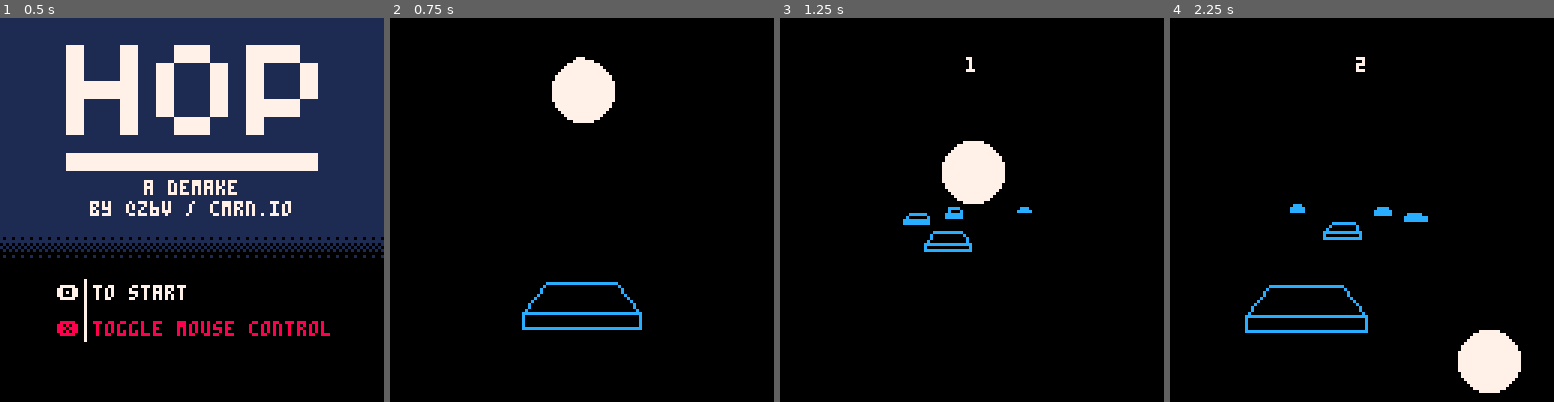
Above: before the commit, frames 1-4 (left to right).
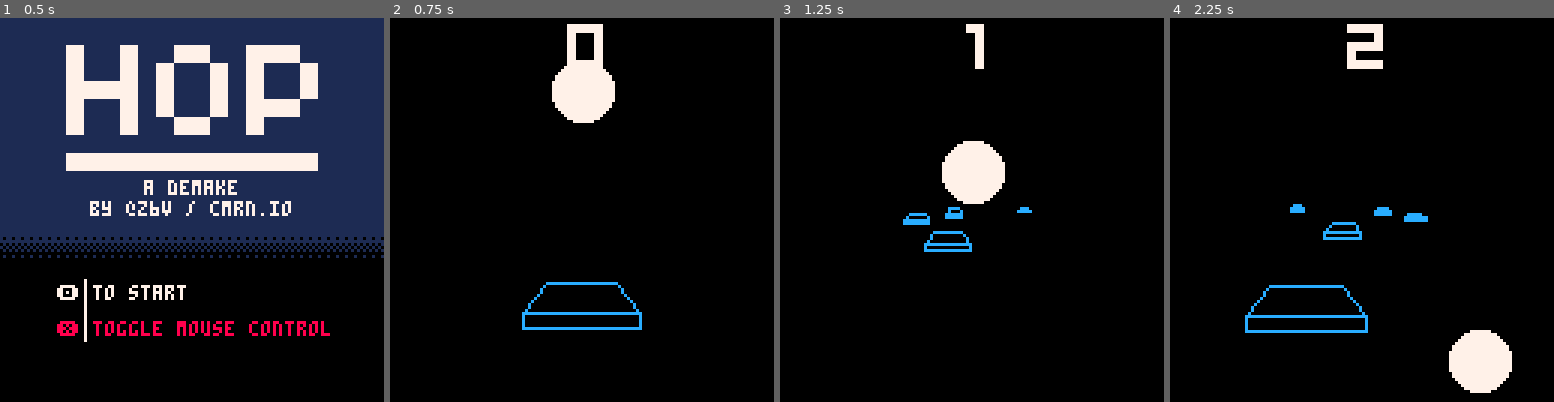
Above: after the commit, the same moments.

Repository: cbrwn/pico8carts
Game: PICO-8 cartridge hop.p8
The game is run twice, just before and just after one commit, with the same random seed, the same clock (stepped at 60 frames per second) and the same inputs.
Inputs (mouse positions are in pixels of both pictures, inside the frame that each line leads up to):
- Up to frame 1 (0.5 s): tap X (X key) at 0.33 s
- Up to frame 2 (0.75 s): click (670, 121) at 0.67 s; tap O (Z key) at 0.7 s
- Up to frame 3 (1.25 s): tap X (X key) at 1.07 s; click (826, 267) at 1.22 s
- Up to frame 4 (2.25 s): hold Right 1.6-2.1 s; tap O (Z key) at 1.7, 2.1 s; click (1277, 114) at 1.77 s; tap X (X key) at 1.85 s

Frame 1 is identical in both runs. In frame 2, 0.6% of the frame differs, in the area x 46-56%, y 1-13%; in frame 3, 0.4%; in frame 4, 1.5%, in the area x 46-92%, y 1-98%.

Commit message:
big score text and cleaner code

Diff:
--- a/hop.p8
+++ b/hop.p8
@@ -6,6 +6,7 @@
 
 gamestate = 0
 
+-- game stuff
 destpos = 0.13
 ballspeed = 3
 startspeed = 2
@@ -15,8 +16,13 @@
 pdistance = 0.3
 pspawn = 1.5
 
+-- misc stuff
+ctextwidth=5
+
 function _init()
 	platforms = {}
+	-- make sure the first platform
+	-- is under the ball
 	platforms[1] = platform(64, 60, destpos, 5, 12)
 
 	ball = {x=64,y=24,s=10,c=7}
@@ -37,7 +43,7 @@
 
 function _draw()
 	cls(0)
-
+	-- check states first
 	if gamestate == 0 then
 		drawmenu()
 		return
@@ -46,10 +52,12 @@
 		return
 	end
 
+	-- draw all the platforms
 	for i=1,#platforms do
 		drawplatform(platforms[i])
 	end
 
+	-- todo: make ball pretty
 	circfill(ball.x, ball.y, ball.s, ball.c)
 
 	if mousecontrol then
@@ -63,7 +71,8 @@
 		print("∧" .. movespeed, 2, 20, 7)
 	end
 
-	printcenter(score.."", 64, 13, 7)
+	-- big score text
+	drawnumbercenter(score.."", 61, -4, 3)
 
 	-- start text
 	printcenter("❎ to go!", 64 - 2, starttexty, 7)
@@ -109,6 +118,7 @@
 end
 
 function _update()
+	-- check states before continuing
 	if gamestate == 0 then
 		updatemenu()
 		return
@@ -117,26 +127,31 @@
 		return
 	end
 
-	-- start text
+	-- start text movement
 	local destpos = 160
 	if movespeed == 0 and not gameover then
 	destpos = 110
 	end
 	starttexty -= (starttexty - destpos) * 0.1
 
+	-- ugly way of starting game
 	if movespeed == 0 and not gameover and btnp(5) then
 		movespeed = startspeed
 	end
 
 	for i=1,#platforms do
 		local p = platforms[i]
+		-- platforms can be nil apparently
 		if p == nil then
 			break
 		end
+		-- move all the platforms
 		local bd = p.d
 		p.d -= (movespeed/100)
 
-		-- delete unneeded platform
+		-- delete platform when it
+		-- becomes older than the
+		-- most recently jumped one
 		if p.d < pastplat() then
 			del(platforms, p)
 		end
@@ -152,28 +167,52 @@
 
 function updatemenu()
 	if btnp(4) then
+		-- let's play!
 		_init()
 		gamestate = 1
 	end
 	if btnp(5) then
+		-- toggle mouse control
 		mousecontrol = not mousecontrol
 	end
 end
 
 function updategameover()
 	if btnp(4) then
+		-- try again
 		_init()
 		gamestate = 1
 	end
 	if btnp(5) then
+		-- back to menu
 		gamestate = 0
 	end
 end
 
+-- makes a line using two points
+-- shorter than 4 coordinates
+function linepoints(p1,p2,c)
+	line(p1.x,p1.y,p2.x,p2.y,c)
+end
+
+-- prints a string and puts
+-- the center at x
+function printcenter(s,x,y,c)
+	print(s, x - ((#s * 4)/2), y, c)
+end
+
+--===========================--
+--          ball stuff
+--===========================--
+
+-- deals with all ball movement
 function moveball()
 	if gameover then
+		-- drop down on lose
 		ball.y += 6
 		if ball.y >= 210 then
+			-- move to gameover
+			-- once it's off screen
 			gamestate = 2
 		end
 		return
@@ -203,6 +242,7 @@
 			movespeed = 0
 			sfx(1)
 			gameover = true
+			return
 		end
 	end
 	lastprog=prog
@@ -215,12 +255,108 @@
 	end
 end
 
+-- called when ball lands on
+-- a platform
 function balljumped()
 	sfx(0)
 	movespeed += 0.01
 	score += 1
 end
 
+--===========================--
+--       platform stuff
+--===========================--
+
+-- makes platform
+-- d = distance, s = size
+function platform(x,y,d,s,c)
+	return {x = x,y = y,d = d,s = s,c = c}
+end
+
+-- default platform used for testing
+function defaultplatform(d)
+	local b = 50
+	return platform(64 + (-(b/2) + rnd(b)), 60, d, 5, 12)
+end
+
+-- draws a platform
+-- approximates what it should look like
+function drawplatform(p)
+	if(p.d <= 0.01) return
+	local persp = 0.6
+	local fwidth = (1/p.d) * p.s
+	local bwidth = fwidth * persp
+
+	local yoff = p.y + ((1/p.d)*5)
+	local boff = (1.3/p.d)
+
+	local backleft = {x=p.x-bwidth/2,y=yoff-boff}
+	local backright = {x=p.x+bwidth/2,y=yoff-boff}
+	local frontleft = {x=p.x-fwidth/2,y=yoff}
+	local frontright = {x=p.x+fwidth/2,y=yoff}
+
+	-- lines
+	linepoints(backleft,backright,p.c)
+	linepoints(frontleft,frontright,p.c)
+	linepoints(backleft,frontleft,p.c)
+	linepoints(backright,frontright,p.c)
+
+	-- bottom lines
+	local pheight = (p.s/8) * (1/p.d)
+	local underleft = {x=frontleft.x,y=frontleft.y+pheight}
+	local underright = {x=frontright.x,y=underleft.y}
+	linepoints(underleft, underright, p.c)
+	linepoints(underleft, frontleft, p.c)
+	linepoints(underright, frontright, p.c)
+
+	if false then
+		-- debug
+		print("dist: " .. p.d, backleft.x + 2, backright.y, 7)
+	end
+end
+
+-- gets the closest platform's distance
+function cplat()
+	result = {d=999}
+	for i=1,#platforms do
+		local p = platforms[i]
+		if abs(p.d - destpos) < abs(result.d - destpos) then
+			result = p
+		end
+	end
+	return result
+end
+
+-- gets the furthest away platform's distance
+-- only forwards, not back
+function furthestplat()
+	local result = -1
+	for i=1,#platforms do
+		local p = platforms[i]
+		if p.d > result then
+			result = p.d
+		end
+	end
+	return result
+end
+
+-- gets the distance of the next
+-- platform to jump on
+-- (closest in front)
+function nextplat()
+	local result = 1
+	for i=1,#platforms do
+		local p = platforms[i]
+		if p.d >= destpos and p.d < result then
+			result = p.d
+		end
+	end
+	return result
+end
+
+-- gets the distance of the most
+-- recently passed platform
+-- (closest behind)
 function pastplat()
 	local result = -1
 	for i=1,#platforms do
@@ -232,90 +368,33 @@
 	return result
 end
 
-function nextplat()
-	local result = 1
-	for i=1,#platforms do
-		local p = platforms[i]
-		if p.d >= destpos and p.d < result then
-			result = p.d
-		end
-	end
-	return result
-end
-
-function furthestplat()
-	local result = -1
-	for i=1,#platforms do
-		local p = platforms[i]
-		if p.d > result then
-			result = p.d
-		end
-	end
-	return result
-end
-
-function cplat()
-	result = {d=999}
-	for i=1,#platforms do
-		local p = platforms[i]
-		if abs(p.d - destpos) < abs(result.d - destpos) then
-			result = p
-		end
-	end
-	return result
-end
-
-function defaultplatform(d)
-	local b = 50
-	return platform(64 + (-(b/2) + rnd(b)), 60, d, 5, 12)
-end
-
-function drawplatform(p)
-	if(p.d <= 0.01) return
-	local persp = 0.6
-	local fwidth = (1/p.d) * p.s
-	local bwidth = fwidth * persp
-
-	local yoff = p.y + ((1/p.d)*5)
-	local boff = (1.3/p.d)
-
-	local backleft = {x=p.x-bwidth/2,y=yoff-boff}
-	local backright = {x=p.x+bwidth/2,y=yoff-boff}
-	local frontleft = {x=p.x-fwidth/2,y=yoff}
-	local frontright = {x=p.x+fwidth/2,y=yoff}
-
-	-- lines
-	linepoints(backleft,backright,p.c)
-	linepoints(frontleft,frontright,p.c)
-	linepoints(backleft,frontleft,p.c)
-	linepoints(backright,frontright,p.c)
-
-	-- bottom lines
-	local pheight = (p.s/8) * (1/p.d)
-	local underleft = {x=frontleft.x,y=frontleft.y+pheight}
-	local underright = {x=frontright.x,y=underleft.y}
-	linepoints(underleft, underright, p.c)
-	linepoints(underleft, frontleft, p.c)
-	linepoints(underright, frontright, p.c)
-
-	if false then
-		-- debug
-		print("dist: " .. p.d, backleft.x + 2, backright.y, 7)
-	end
-end
-
-function linepoints(p1,p2,c)
-	line(p1.x,p1.y,p2.x,p2.y,c)
-end
-
-function printcenter(s,x,y,c)
-	print(s, x - ((#s * 4)/2), y, c)
-end
-
--- makes platform
--- d = distance, s = size
-function platform(x,y,d,s,c)
-	return {x = x,y = y,d = d,s = s,c = c}
+--===========================--
+--     custom text stuff
+--===========================--
+
+-- draws a number using the
+-- sprites in the spritesheet
+function drawnumber(n,x,y,s)
+	local size = s*8
+	for i=1,#n do
+		local dig = sub(n,i,i) + 0
+		drawdigit(dig,x + ((i-1)*(ctextwidth * s)), y, size, size)
+	end
+end
+
+-- drawnumber but centered (kinda)
+function drawnumbercenter(n,x,y,s)
+	local cw = (ctextwidth * #n) * s
+	drawnumber(n, x - (cw/2),y,s)
+end
+
+-- draws a single digit from
+-- spritesheet
+function drawdigit(n,x,y,w,h)
+	local idx = 48 + n
+	local ys = flr(idx/16)
+	local xs = idx - (16 * ys)
+	sspr(xs*8,ys*8,8,8,x,y,w,h)
 end
 __gfx__
 00000000000000001111111110000000000000000000000000000000000000000000000000000000000000000000000000000000000000000000000000000000
@@ -344,11 +423,11 @@
 00000000000000000000000000000000000000000000000000000000000000000000000000000000000000000000000000000000000000000000000000000000
 00000000000000000000000000000000000000000000000000000000000000000000000000000000000000000000000000000000000000000000000000000000
 00000000000000000000000000000000000000000000000000000000000000000000000000000000000000000000000000000000000000000000000000000000
-00000000000000000000000000000000000000000000000000000000000000000000000000000000000000000000000000000000000000000000000000000000
-00000000000000000000000000000000000000000000000000000000000000000000000000000000000000000000000000000000000000000000000000000000
-00000000000000000000000000000000000000000000000000000000000000000000000000000000000000000000000000000000000000000000000000000000
-00000000000000000000000000000000000000000000000000000000000000000000000000000000000000000000000000000000000000000000000000000000
-00000000000000000000000000000000000000000000000000000000000000000000000000000000000000000000000000000000000000000000000000000000
+00777700000770000077770000077700007007000077770000777700000777000077770000777700000000000000000000000000000000000000000000000000
+00700700000070000000070000000700007007000070000000700000000007000070070000700700000000000000000000000000000000000000000000000000
+00700700000070000077770000007700007777000077770000777700000007000077770000777700000000000000000000000000000000000000000000000000
+00700700000070000070000000000700000007000000070000700700000007000070070000000700000000000000000000000000000000000000000000000000
+00777700000070000077770000077700000007000077770000777700000007000077770000777700000000000000000000000000000000000000000000000000
 00000000000000000000000000000000000000000000000000000000000000000000000000000000000000000000000000000000000000000000000000000000
 00000000000000000000000000000000000000000000000000000000000000000000000000000000000000000000000000000000000000000000000000000000
 00000000000000000000000000000000000000000000000000000000000000000000000000000000000000000000000000000000000000000000000000000000
